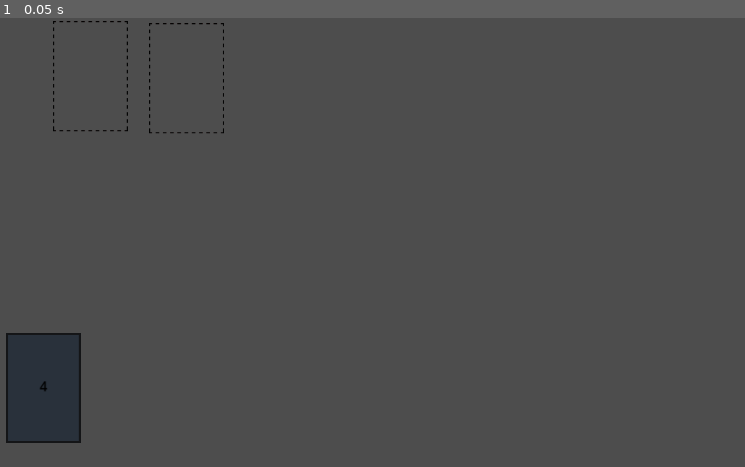
Above: before the commit, frame 1.
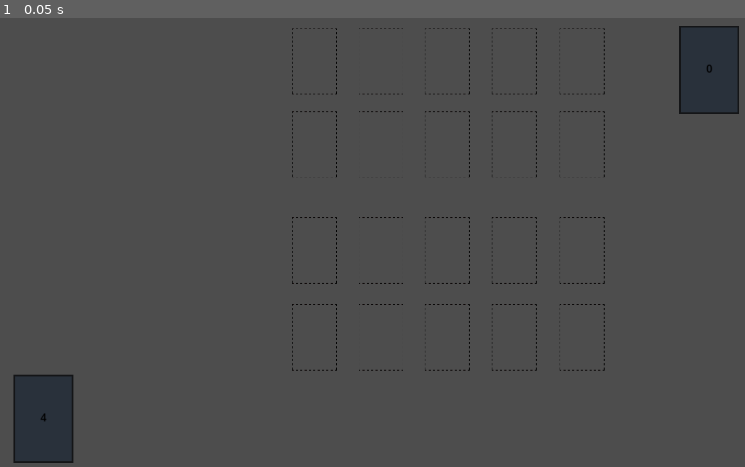
Above: after the commit, the same moment.

Repository: ekurerice/game_by_godot
Game: Godot game, scene res://Scenes/Main.tscn
Two runs of this game, one before a commit and one after it. Both use one fixed random seed, a clock stepped at 60 frames per second and the inputs below.
Inputs:
- Up to frame 1 (0.05 s): no input

The runs differ from the first frame. In frame 1, 3.8% of the frame differs, in the area x 0-100%, y 0-100%.

Commit message:
reorganizing the field

Diff:
--- a/2025/CardRogueLike/Scenes/Card.tscn
+++ b/2025/CardRogueLike/Scenes/Card.tscn
@@ -6,6 +6,81 @@
 
 [sub_resource type="RectangleShape2D" id="RectangleShape2D_etpvu"]
 size = Vector2(202, 297)
+
+[sub_resource type="Animation" id="Animation_kphy1"]
+length = 0.001
+tracks/0/type = "value"
+tracks/0/imported = false
+tracks/0/enabled = true
+tracks/0/path = NodePath("Health:modulate")
+tracks/0/interp = 1
+tracks/0/loop_wrap = true
+tracks/0/keys = {
+"times": PackedFloat32Array(0),
+"transitions": PackedFloat32Array(1),
+"update": 0,
+"values": [Color(1, 1, 1, 0)]
+}
+tracks/1/type = "value"
+tracks/1/imported = false
+tracks/1/enabled = true
+tracks/1/path = NodePath("Attack:modulate")
+tracks/1/interp = 1
+tracks/1/loop_wrap = true
+tracks/1/keys = {
+"times": PackedFloat32Array(0),
+"transitions": PackedFloat32Array(1),
+"update": 0,
+"values": [Color(1, 1, 1, 0)]
+}
+tracks/2/type = "value"
+tracks/2/imported = false
+tracks/2/enabled = true
+tracks/2/path = NodePath("CardImageBack:scale")
+tracks/2/interp = 1
+tracks/2/loop_wrap = true
+tracks/2/keys = {
+"times": PackedFloat32Array(0),
+"transitions": PackedFloat32Array(1),
+"update": 0,
+"values": [Vector2(1, 1)]
+}
+tracks/3/type = "value"
+tracks/3/imported = false
+tracks/3/enabled = true
+tracks/3/path = NodePath("CardImageBack:z_index")
+tracks/3/interp = 1
+tracks/3/loop_wrap = true
+tracks/3/keys = {
+"times": PackedFloat32Array(0),
+"transitions": PackedFloat32Array(1),
+"update": 1,
+"values": [0]
+}
+tracks/4/type = "value"
+tracks/4/imported = false
+tracks/4/enabled = true
+tracks/4/path = NodePath("CardImage:z_index")
+tracks/4/interp = 1
+tracks/4/loop_wrap = true
+tracks/4/keys = {
+"times": PackedFloat32Array(0),
+"transitions": PackedFloat32Array(1),
+"update": 1,
+"values": [-1]
+}
+tracks/5/type = "value"
+tracks/5/imported = false
+tracks/5/enabled = true
+tracks/5/path = NodePath("CardImage:scale")
+tracks/5/interp = 1
+tracks/5/loop_wrap = true
+tracks/5/keys = {
+"times": PackedFloat32Array(0),
+"transitions": PackedFloat32Array(1),
+"update": 0,
+"values": [Vector2(2, 2)]
+}
 
 [sub_resource type="Animation" id="Animation_3m7nw"]
 resource_name = "card_flip"
@@ -82,81 +157,6 @@
 "values": [Vector2(2, 2), Vector2(0.2, 2), Vector2(2, 2)]
 }
 
-[sub_resource type="Animation" id="Animation_kphy1"]
-length = 0.001
-tracks/0/type = "value"
-tracks/0/imported = false
-tracks/0/enabled = true
-tracks/0/path = NodePath("Health:modulate")
-tracks/0/interp = 1
-tracks/0/loop_wrap = true
-tracks/0/keys = {
-"times": PackedFloat32Array(0),
-"transitions": PackedFloat32Array(1),
-"update": 0,
-"values": [Color(1, 1, 1, 0)]
-}
-tracks/1/type = "value"
-tracks/1/imported = false
-tracks/1/enabled = true
-tracks/1/path = NodePath("Attack:modulate")
-tracks/1/interp = 1
-tracks/1/loop_wrap = true
-tracks/1/keys = {
-"times": PackedFloat32Array(0),
-"transitions": PackedFloat32Array(1),
-"update": 0,
-"values": [Color(1, 1, 1, 0)]
-}
-tracks/2/type = "value"
-tracks/2/imported = false
-tracks/2/enabled = true
-tracks/2/path = NodePath("CardImageBack:scale")
-tracks/2/interp = 1
-tracks/2/loop_wrap = true
-tracks/2/keys = {
-"times": PackedFloat32Array(0),
-"transitions": PackedFloat32Array(1),
-"update": 0,
-"values": [Vector2(1, 1)]
-}
-tracks/3/type = "value"
-tracks/3/imported = false
-tracks/3/enabled = true
-tracks/3/path = NodePath("CardImageBack:z_index")
-tracks/3/interp = 1
-tracks/3/loop_wrap = true
-tracks/3/keys = {
-"times": PackedFloat32Array(0),
-"transitions": PackedFloat32Array(1),
-"update": 1,
-"values": [0]
-}
-tracks/4/type = "value"
-tracks/4/imported = false
-tracks/4/enabled = true
-tracks/4/path = NodePath("CardImage:z_index")
-tracks/4/interp = 1
-tracks/4/loop_wrap = true
-tracks/4/keys = {
-"times": PackedFloat32Array(0),
-"transitions": PackedFloat32Array(1),
-"update": 1,
-"values": [-1]
-}
-tracks/5/type = "value"
-tracks/5/imported = false
-tracks/5/enabled = true
-tracks/5/path = NodePath("CardImage:scale")
-tracks/5/interp = 1
-tracks/5/loop_wrap = true
-tracks/5/keys = {
-"times": PackedFloat32Array(0),
-"transitions": PackedFloat32Array(1),
-"update": 0,
-"values": [Vector2(2, 2)]
-}
-
 [sub_resource type="AnimationLibrary" id="AnimationLibrary_wejov"]
 _data = {
 &"RESET": SubResource("Animation_kphy1"),
@@ -164,7 +164,8 @@
 }
 
 [node name="Card" type="Node2D"]
-position = Vector2(150, 890)
+position = Vector2(150, 955)
+scale = Vector2(0.8, 0.8)
 script = ExtResource("1_hael8")
 
 [node name="CardImageBack" type="Sprite2D" parent="."]
--- a/2025/CardRogueLike/Scenes/Main.tscn
+++ b/2025/CardRogueLike/Scenes/Main.tscn
@@ -12,20 +12,97 @@
 
 [node name="Node2D" type="Node2D"]
 
+[node name="CardSlots" type="Node2D" parent="."]
+
+[node name="CardSlot" parent="CardSlots" instance=ExtResource("3_r0du0")]
+position = Vector2(960, 767)
+scale = Vector2(0.6, 0.6)
+
+[node name="CardSlot2" parent="CardSlots" instance=ExtResource("3_r0du0")]
+position = Vector2(800, 767)
+scale = Vector2(0.6, 0.6)
+
+[node name="CardSlot3" parent="CardSlots" instance=ExtResource("3_r0du0")]
+position = Vector2(1280, 767)
+scale = Vector2(0.6, 0.6)
+
+[node name="CardSlot4" parent="CardSlots" instance=ExtResource("3_r0du0")]
+position = Vector2(1119, 767)
+scale = Vector2(0.6, 0.6)
+
+[node name="CardSlot5" parent="CardSlots" instance=ExtResource("3_r0du0")]
+position = Vector2(1443, 767.0001)
+scale = Vector2(0.6, 0.6)
+
+[node name="CardSlot6" parent="CardSlots" instance=ExtResource("3_r0du0")]
+position = Vector2(960, 558)
+scale = Vector2(0.6, 0.6)
+
+[node name="CardSlot7" parent="CardSlots" instance=ExtResource("3_r0du0")]
+position = Vector2(800, 558)
+scale = Vector2(0.6, 0.6)
+
+[node name="CardSlot8" parent="CardSlots" instance=ExtResource("3_r0du0")]
+position = Vector2(1280, 558)
+scale = Vector2(0.6, 0.6)
+
+[node name="CardSlot9" parent="CardSlots" instance=ExtResource("3_r0du0")]
+position = Vector2(1119, 558)
+scale = Vector2(0.6, 0.6)
+
+[node name="CardSlot10" parent="CardSlots" instance=ExtResource("3_r0du0")]
+position = Vector2(1443, 558.0001)
+scale = Vector2(0.6, 0.6)
+
+[node name="CardSlot11" parent="CardSlots" instance=ExtResource("3_r0du0")]
+position = Vector2(960, 303)
+scale = Vector2(0.6, 0.6)
+
+[node name="CardSlot12" parent="CardSlots" instance=ExtResource("3_r0du0")]
+position = Vector2(800, 303)
+scale = Vector2(0.6, 0.6)
+
+[node name="CardSlot13" parent="CardSlots" instance=ExtResource("3_r0du0")]
+position = Vector2(1280, 303)
+scale = Vector2(0.6, 0.6)
+
+[node name="CardSlot14" parent="CardSlots" instance=ExtResource("3_r0du0")]
+position = Vector2(1119, 303)
+scale = Vector2(0.6, 0.6)
+
+[node name="CardSlot15" parent="CardSlots" instance=ExtResource("3_r0du0")]
+position = Vector2(1443, 303.00012)
+scale = Vector2(0.6, 0.6)
+
+[node name="CardSlot16" parent="CardSlots" instance=ExtResource("3_r0du0")]
+position = Vector2(960, 103)
+scale = Vector2(0.6, 0.6)
+
+[node name="CardSlot17" parent="CardSlots" instance=ExtResource("3_r0du0")]
+position = Vector2(800, 103)
+scale = Vector2(0.6, 0.6)
+
+[node name="CardSlot18" parent="CardSlots" instance=ExtResource("3_r0du0")]
+position = Vector2(1280, 103)
+scale = Vector2(0.6, 0.6)
+
+[node name="CardSlot19" parent="CardSlots" instance=ExtResource("3_r0du0")]
+position = Vector2(1119, 103)
+scale = Vector2(0.6, 0.6)
+
+[node name="CardSlot20" parent="CardSlots" instance=ExtResource("3_r0du0")]
+position = Vector2(1443, 103.00012)
+scale = Vector2(0.6, 0.6)
+
 [node name="CardManager" type="Node2D" parent="."]
 script = ExtResource("1_oeqa3")
-
-[node name="CardSlot" parent="." instance=ExtResource("3_r0du0")]
-position = Vector2(492, 143)
-
-[node name="CardSlot2" parent="." instance=ExtResource("3_r0du0")]
-position = Vector2(261, 138)
 
 [node name="PlayerHand" type="Node2D" parent="."]
 script = ExtResource("4_cm0pq")
 
 [node name="Deck" type="Node2D" parent="."]
-position = Vector2(150, 890)
+position = Vector2(150, 964)
+scale = Vector2(0.8, 0.8)
 script = ExtResource("4_v1gob")
 
 [node name="Sprite2D" type="Sprite2D" parent="Deck"]
@@ -49,6 +126,28 @@
 offset_bottom = 12.0
 scale = Vector2(2, 2)
 text = "0"
+metadata/_edit_use_anchors_ = true
 
 [node name="InputManager" type="Node2D" parent="."]
 script = ExtResource("6_50glp")
+
+[node name="OpponentDeck" type="Node2D" parent="."]
+
+[node name="Deck" type="Node2D" parent="OpponentDeck"]
+position = Vector2(1750, 125)
+scale = Vector2(0.8, 0.8)
+
+[node name="Sprite2D" type="Sprite2D" parent="OpponentDeck/Deck"]
+z_index = -2
+texture = ExtResource("5_jw32o")
+
+[node name="RichTextLabel" type="RichTextLabel" parent="OpponentDeck/Deck"]
+modulate = Color(0, 0, 0, 1)
+z_index = -2
+offset_left = -9.0
+offset_top = -28.0
+offset_right = 31.0
+offset_bottom = 12.0
+scale = Vector2(2, 2)
+text = "0"
+metadata/_edit_use_anchors_ = true
--- a/2025/CardRogueLike/Scripts/CardManager.gd
+++ b/2025/CardRogueLike/Scripts/CardManager.gd
@@ -3,6 +3,8 @@
 const COLLISION_MASK_CARD = 1
 const COLLISION_MASK_CARD_SLOT = 2
 const DEFAULT_CARD_MOVE_SPEED = 0.1
+const DEFAULT_CARD_SCALE = 0.8
+const CARD_BIGGER_SCALE = 0.85
 var card_being_dragged = null
 var screen_size: Vector2
 var is_hovering_over_card: bool = false
@@ -23,10 +25,10 @@
 
 func highlight_card(card, hovered: bool):
 	if hovered:
-		card.scale = Vector2(1.05, 1.05)
+		card.scale = Vector2(CARD_BIGGER_SCALE, CARD_BIGGER_SCALE)
 		card.z_index = 2
 	else:
-		card.scale = Vector2(1, 1)
+		card.scale = Vector2(DEFAULT_CARD_SCALE, DEFAULT_CARD_SCALE)
 		card.z_index = 1
 
 
@@ -41,10 +43,10 @@
 
 func start_drag(card):
 	card_being_dragged = card
-	card.scale = Vector2(1, 1)
+	card.scale = Vector2(DEFAULT_CARD_SCALE, DEFAULT_CARD_SCALE)
 
 func finish_drag():
-	card_being_dragged.scale = Vector2(1.05, 1.05)
+	card_being_dragged.scale = Vector2(CARD_BIGGER_SCALE, CARD_BIGGER_SCALE)
 
 	var card_slot_found = raycast_check_for_card_slot()
 
--- a/2025/CardRogueLike/Scripts/PlayerHand.gd
+++ b/2025/CardRogueLike/Scripts/PlayerHand.gd
@@ -2,8 +2,8 @@
 extends Node2D
 const HAND_COUNT = 8
 const CARD_SCENE_PATH = "res://Scenes/Card.tscn"
-const CARD_WIDTH = 200
-const HAND_Y_POSITION = 890
+const CARD_WIDTH = 160
+const HAND_Y_POSITION = 955
 const DEFAULT_CARD_MOVE_SPEED = 0.1
 
 var player_hand: Array[Card] = []
